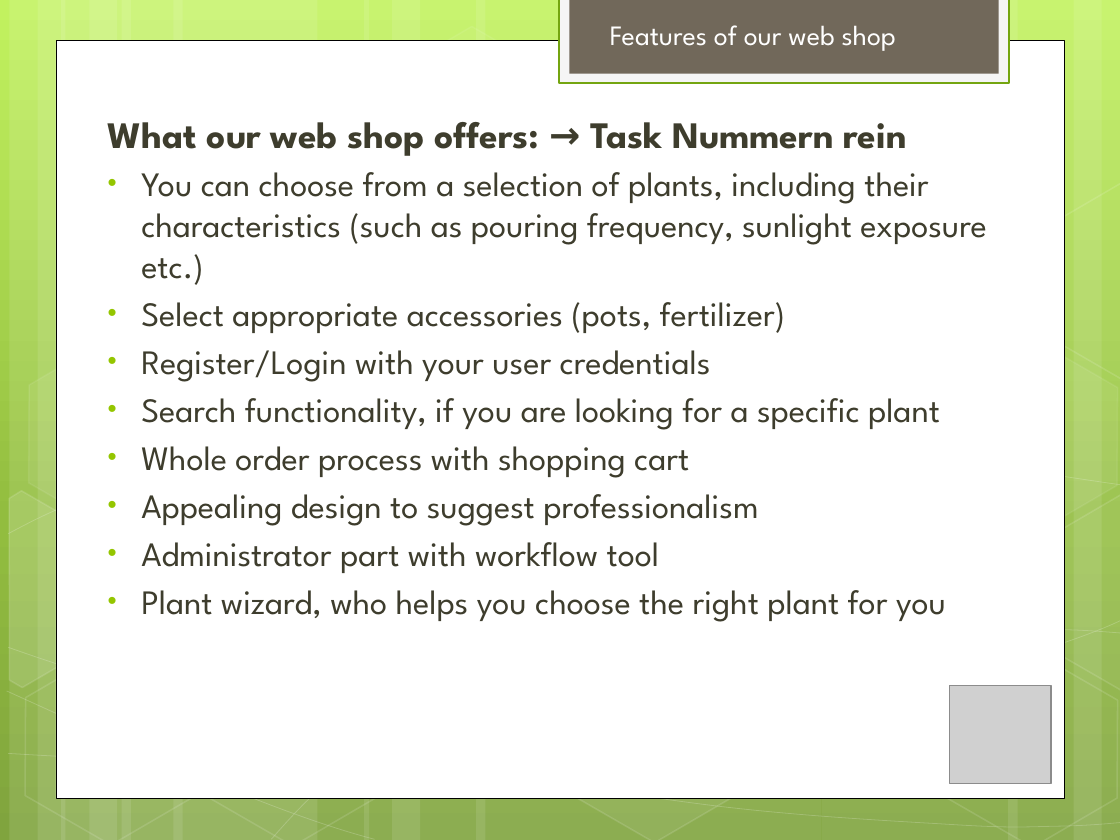
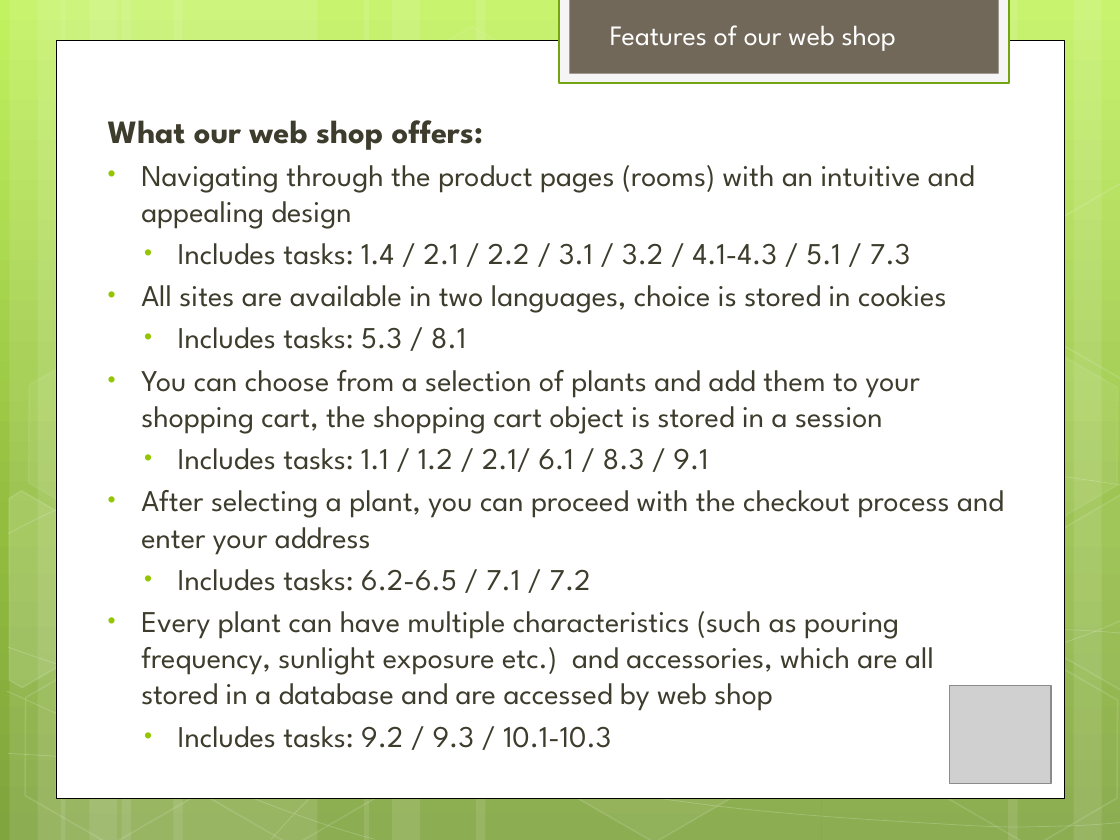
Before and after one commit to ghde/ch.bfh.bti7054.w2014.p.pdz, a slide deck: slide 5 of Plants presentation.pptx. Drawn at 1120x840 pixels with LibreOffice and Linux fonts; fonts in the diff are those of the drawing; grey boxes stand for pictures. Boxes give left, top, right and bottom in pixels: in the first picture for what was removed or moved away, otherwise in the second. Text is boxed around its words. In the diff, an @@ line names an element or a change of style, - is before the commit and + after.

Commit message:
new presentation

```diff
--- a/Plants presentation.pptx
+++ b/Plants presentation.pptx
@@ text at [108, 120, 1004, 748]: text changed; size 22 to 19.4 pt @@
-What our web shop offers: → Task Nummern rein
-• You can choose from a selection of plants, including their characteristics (such as pouring frequency, sunlight exposure etc.)
-• Select appropriate accessories (pots, fertilizer)
-• Register/Login with your user credentials
-• Search functionality, if you are looking for a specific plant
-• Whole order process with shopping cart
-• Appealing design to suggest professionalism
-• Administrator part with workflow tool
-• Plant wizard, who helps you choose the right plant for you
+What our web shop offers:
+• Navigating through the product pages (rooms) with an intuitive and appealing design
+  • Includes tasks: 1.4 / 2.1 / 2.2 / 3.1 / 3.2 / 4.1-4.3 / 5.1 / 7.3
+• All sites are available in two languages, choice is stored in cookies
+  • Includes tasks: 5.3 / 8.1
+• You can choose from a selection of plants and add them to your shopping cart, the shopping cart object is stored in a session
+  • Includes tasks: 1.1 / 1.2 / 2.1/ 6.1 / 8.3 / 9.1
+• After selecting a plant, you can proceed with the checkout process and enter your address
+  • Includes tasks: 6.2-6.5 / 7.1 / 7.2
+• Every plant can have multiple characteristics (such as pouring frequency, sunlight exposure etc.) and accessories, which are all stored in a database and are accessed by web shop
+  • Includes tasks: 9.2 / 9.3 / 10.1-10.3
```
Also in this commit, not shown: 3 other slides changed, 1 slide added.
